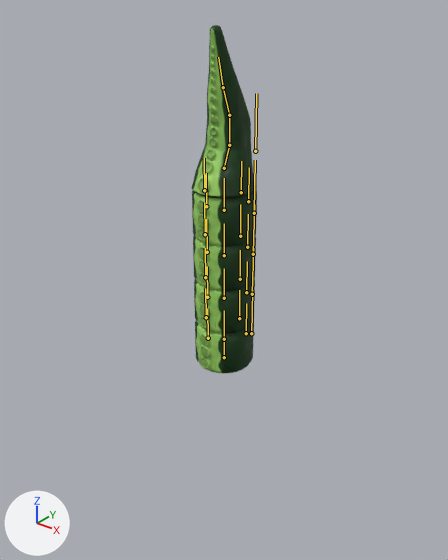
What one commit did to the FBX model res/enemy/enemy_changed.fbx.
One viewpoint serves both versions: a camera (50 mm lens) standing at (6.44, -8.06, 6.69) and looking at (-0.19, 0.22, 1.56). Arrows for +X, +Y and +Z are at lower left; the lights stay in place. The bones that bend it are drawn over the model as lines.

Names of what the first picture shows: 'bake', 'bake.001', 'bake.002', 'bake.003', 'bake_top'.
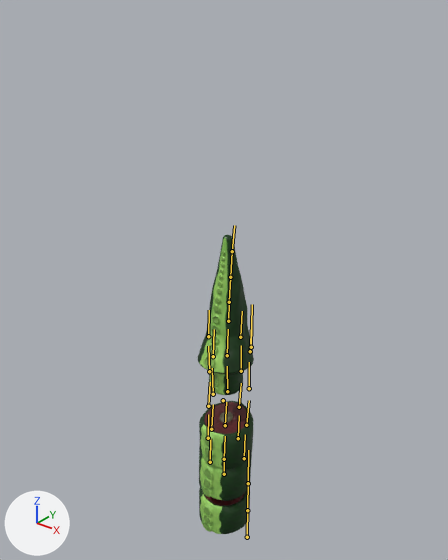
The newer file adds an action. The first version stands in its rest pose; the second is drawn at frame 17 of the action 'Armature|Armature|Armature|death_2s'.

Location of each change, (x1, y1, x2, y2) in pixels of the pictures (448 x 560 px):
```json
{"object": "bake_top", "change": "posed", "before": [191, 25, 256, 199], "after": [198, 235, 254, 374], "on screen": "14% narrower, 20% shorter"}
{"object": "bake.002", "change": "posed", "before": [193, 236, 256, 291], "after": [199, 401, 253, 469]}
{"object": "bake.001", "change": "posed", "before": [194, 279, 255, 333], "after": [199, 453, 252, 501]}
{"object": "bake", "change": "posed", "before": [195, 321, 254, 373], "after": [199, 487, 250, 534], "on screen": "13% narrower, 9% shorter"}
{"object": "bake.003", "change": "posed", "before": [192, 190, 257, 246], "after": [209, 371, 243, 395]}
{"bone": "spine1", "before": "(224, 357) to (224, 339)", "after": "(224, 474) to (224, 459)"}
{"bone": "spine1.001", "before": "(224, 339) to (224, 310)", "after": "(224, 459) to (225, 436)"}
{"bone": "spine1.002", "before": "(224, 298) to (224, 268)", "after": "(225, 425) to (226, 402)"}
{"bone": "spine1.003", "before": "(224, 255) to (224, 223)", "after": "(227, 391) to (227, 366)"}
{"bone": "spine1.004", "before": "(224, 210) to (224, 178)", "after": "(227, 355) to (228, 329)"}
{"bone": "spine1.005", "before": "(224, 168) to (229, 145)", "after": "(228, 321) to (229, 302)"}
{"bone": "spine1.006", "before": "(229, 145) to (229, 115)", "after": "(229, 302) to (230, 277)"}
{"bone": "spine1.007", "before": "(229, 115) to (223, 87)", "after": "(230, 277) to (232, 251)"}
{"bone": "spine1.008", "before": "(223, 87) to (218, 57)", "after": "(232, 251) to (234, 225)"}
{"bone": "seg", "before": "(251, 333) to (252, 290)", "after": "(247, 537) to (247, 507)"}
{"bone": "seg.001", "before": "(252, 294) to (253, 248)", "after": "(247, 510) to (248, 479)"}
{"bone": "seg.002", "before": "(253, 254) to (254, 204)", "after": "(248, 483) to (248, 450)"}
{"bone": "seg.003", "before": "(254, 213) to (255, 160)", "after": "(223, 400) to (223, 400)"}
{"bone": "seg.004", "before": "(255, 151) to (256, 93)", "after": "(251, 347) to (252, 304)"}
```

The change, as JSON lines over the scene's bpy script:
```json
{"block": "bone_spine1", "where": "bone_spine1 = bpy.data.objects['Armature'].pose.bones['spine1']"}
{"op": "set", "path": "bone_spine1.location", "old": "(0.0, 0.0, 0.0)", "new": "(0.0, -2.98, 0.0)"}
{"block": "bone_spine1_001", "where": "bone_spine1_001 = bpy.data.objects['Armature'].pose.bones['spine1.001']  # child of 'spine1'"}
{"op": "set", "path": "bone_spine1_001.rotation_quaternion", "old": "(1.0, 0.0, 0.0, 0.0)", "new": "(1.0, 0.001, -0.003, -0.013)", "note": "degrees (0, 0, 0) -> degrees (0, 0, -2)"}
{"block": "bone_spine1_002", "where": "bone_spine1_002 = bpy.data.objects['Armature'].pose.bones['spine1.002']  # child of 'spine1.001'"}
{"op": "set", "path": "bone_spine1_002.rotation_quaternion", "old": "(1.0, 0.0, 0.0, 0.0)", "new": "(1.0, -0.018, 0.021, -0.009)", "note": "degrees (0, 0, 0) -> degrees (-2, 2, -1)"}
{"block": "bone_spine1_003", "where": "bone_spine1_003 = bpy.data.objects['Armature'].pose.bones['spine1.003']  # child of 'spine1.002'"}
{"op": "set", "path": "bone_spine1_003.rotation_quaternion", "old": "(1.0, 0.0, 0.0, 0.0)", "new": "(0.999, 0.028, 0.001, 0.025)", "note": "degrees (0, 0, 0) -> degrees (3, 0, 3)"}
{"block": "bone_spine1_004", "where": "bone_spine1_004 = bpy.data.objects['Armature'].pose.bones['spine1.004']  # child of 'spine1.003'"}
{"op": "set", "path": "bone_spine1_004.rotation_quaternion", "old": "(1.0, 0.0, 0.0, 0.0)", "new": "(0.999, -0.037, 0.02, -0.009)", "note": "degrees (0, 0, 0) -> degrees (-4, 2, -1)"}
{"block": "bone_spine1_005", "where": "bone_spine1_005 = bpy.data.objects['Armature'].pose.bones['spine1.005']  # child of 'spine1.004'"}
{"op": "set", "path": "bone_spine1_005.rotation_quaternion", "old": "(1.0, 0.0, 0.0, 0.0)", "new": "(0.985, 0.163, 0.018, 0.046)", "note": "degrees (0, 0, 0) -> degrees (19, 1, 6)"}
{"block": "bone_spine1_006", "where": "bone_spine1_006 = bpy.data.objects['Armature'].pose.bones['spine1.006']  # child of 'spine1.005'"}
{"op": "set", "path": "bone_spine1_006.rotation_quaternion", "old": "(1.0, 0.0, 0.0, 0.0)", "new": "(0.978, -0.208, -0.006, -0.031)", "note": "degrees (0, 0, 0) -> degrees (-24, -1, -3)"}
{"block": "bone_spine1_007", "where": "bone_spine1_007 = bpy.data.objects['Armature'].pose.bones['spine1.007']  # child of 'spine1.006'"}
{"op": "set", "path": "bone_spine1_007.rotation_quaternion", "old": "(1.0, 0.0, 0.0, 0.0)", "new": "(0.982, -0.184, -0.005, -0.038)", "note": "degrees (0, 0, 0) -> degrees (-21, -1, -4)"}
{"block": "bone_spine1_008", "where": "bone_spine1_008 = bpy.data.objects['Armature'].pose.bones['spine1.008']  # child of 'spine1.007'"}
{"op": "set", "path": "bone_spine1_008.rotation_quaternion", "old": "(1.0, 0.0, 0.0, 0.0)", "new": "(0.999, 0.049, 0.002, 0.008)", "note": "degrees (0, 0, 0) -> degrees (6, 0, 1)"}
{"block": "bone_seg", "where": "bone_seg = bpy.data.objects['Armature'].pose.bones['seg']"}
{"op": "set", "path": "bone_seg.location", "old": "(0.0, 0.0, 0.0)", "new": "(0.0, -5.8, 0.0)"}
{"block": "bone_seg_001", "where": "bone_seg_001 = bpy.data.objects['Armature'].pose.bones['seg.001']"}
{"op": "set", "path": "bone_seg_001.location", "old": "(0.0, 0.0, 0.0)", "new": "(0.0, -5.83, 0.0)"}
{"block": "bone_seg_002", "where": "bone_seg_002 = bpy.data.objects['Armature'].pose.bones['seg.002']"}
{"op": "set", "path": "bone_seg_002.location", "old": "(0.0, 0.0, 0.0)", "new": "(0.0, -5.85, 0.0)"}
{"block": "bone_seg_003", "where": "bone_seg_003 = bpy.data.objects['Armature'].pose.bones['seg.003']"}
{"op": "set", "path": "bone_seg_003.location", "old": "(0.0, 0.0, 0.0)", "new": "(0.0, -3.77, 0.92)"}
{"op": "set", "path": "bone_seg_003.rotation_quaternion", "old": "(1.0, 0.0, 0.0, 0.0)", "new": "(0.0, 0.0, 0.0, 2.0)", "note": "degrees (0, 0, 0) -> degrees (0, 0, 180)"}
{"op": "set", "path": "bone_seg_003.scale", "old": "(1.0, 1.0, 1.0)", "new": "(0.0, 0.0, 0.0)"}
{"block": "bone_seg_004", "where": "bone_seg_004 = bpy.data.objects['Armature'].pose.bones['seg.004']"}
{"op": "set", "path": "bone_seg_004.location", "old": "(0.0, 0.0, 0.0)", "new": "(0.0, -4.11, 0.0)"}
```
